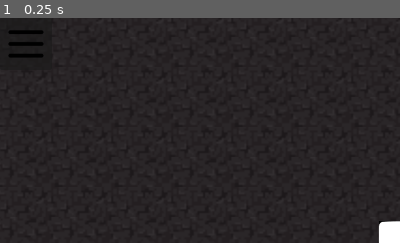
Above: before the commit, frame 1.
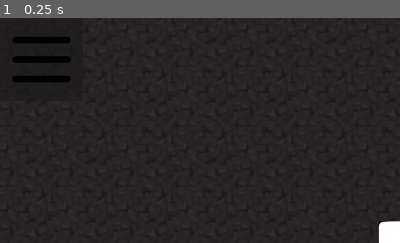
Above: after the commit, the same moment.

Repository: trex414/Profpocalypse-Purdue-Edition
Game: Godot game, scene res://test_main.tscn
Same seed, same stepped clock (60 frames per second), same inputs: the game is played once before the commit and once after it.
Inputs:
- Up to frame 1 (0.25 s): no input
The pictures show only the part of the screen within x 0-50%, y 0-50%; the shares and areas given below are measured in that part.

The runs differ from the first frame. In frame 1, 1.4% of the frame differs, in the area x 2-18%, y 5-29%.

Commit message:
Added brightness control and added audio player to test volume control

Diff:
--- a/menu-bars.svg
+++ b/Settings/assets/menu-bars.svg
@@ -1,4 +1,4 @@
 <?xml version="1.0" encoding="utf-8"?><!-- Uploaded to: SVG Repo, www.svgrepo.com, Generator: SVG Repo Mixer Tools -->
-<svg width="75px" height="75px" viewBox="0 0 24 24" fill="none" xmlns="http://www.w3.org/2000/svg">
+<svg width="125px" height="125px" viewBox="0 0 24 24" fill="none" xmlns="http://www.w3.org/2000/svg">
 <path d="M4 6H20M4 12H20M4 18H20" stroke="#000000" stroke-width="2" stroke-linecap="round" stroke-linejoin="round"/>
 </svg>
--- a/test_main.gd
+++ b/test_main.gd
@@ -49,6 +49,7 @@
 	PlayerData.ready
 
 
+
 func _process(delta):
 	if Input.is_action_just_pressed("inventory"):
 		# Check if inventory exists, otherwise create it
--- a/test_main.tscn
+++ b/test_main.tscn
@@ -1,9 +1,10 @@
-[gd_scene load_steps=5 format=3 uid="uid://d0mcfe40m7h7i"]
+[gd_scene load_steps=6 format=3 uid="uid://d0mcfe40m7h7i"]
 
 [ext_resource type="Script" path="res://test_main.gd" id="1_nsodu"]
 [ext_resource type="PackedScene" uid="uid://ca3fmoi36r3x6" path="res://Settings/scenes/setting_menu.tscn" id="2_2ypww"]
-[ext_resource type="Texture2D" uid="uid://4ou77xvelse5" path="res://menu-bars.svg" id="5_l84qr"]
-[ext_resource type="Script" path="res://menu_button.gd" id="6_75fvt"]
+[ext_resource type="AudioStream" uid="uid://cbjdawkdxfy4d" path="res://Bounce.mp3" id="5_5lims"]
+[ext_resource type="Texture2D" uid="uid://4ou77xvelse5" path="res://Settings/assets/menu-bars.svg" id="5_l84qr"]
+[ext_resource type="Script" path="res://scripts/menu_button.gd" id="6_75fvt"]
 
 [node name="TestMain" type="Node2D"]
 script = ExtResource("1_nsodu")
@@ -17,3 +18,7 @@
 script = ExtResource("6_75fvt")
 
 [node name="Control - Settings" parent="Menu UI" instance=ExtResource("2_2ypww")]
+
+[node name="AudioStreamPlayer" type="AudioStreamPlayer" parent="."]
+stream = ExtResource("5_5lims")
+autoplay = true
Not shown, added: Bounce.mp3.import
Not shown, changed: Settings/assets/menu-bars.svg.import
Renamed: menu_button.gd -> scripts/menu_button.gd
Not shown, changed: .DS_Store
Not shown, added: Bounce.mp3
Not shown, changed: Settings/.DS_Store
